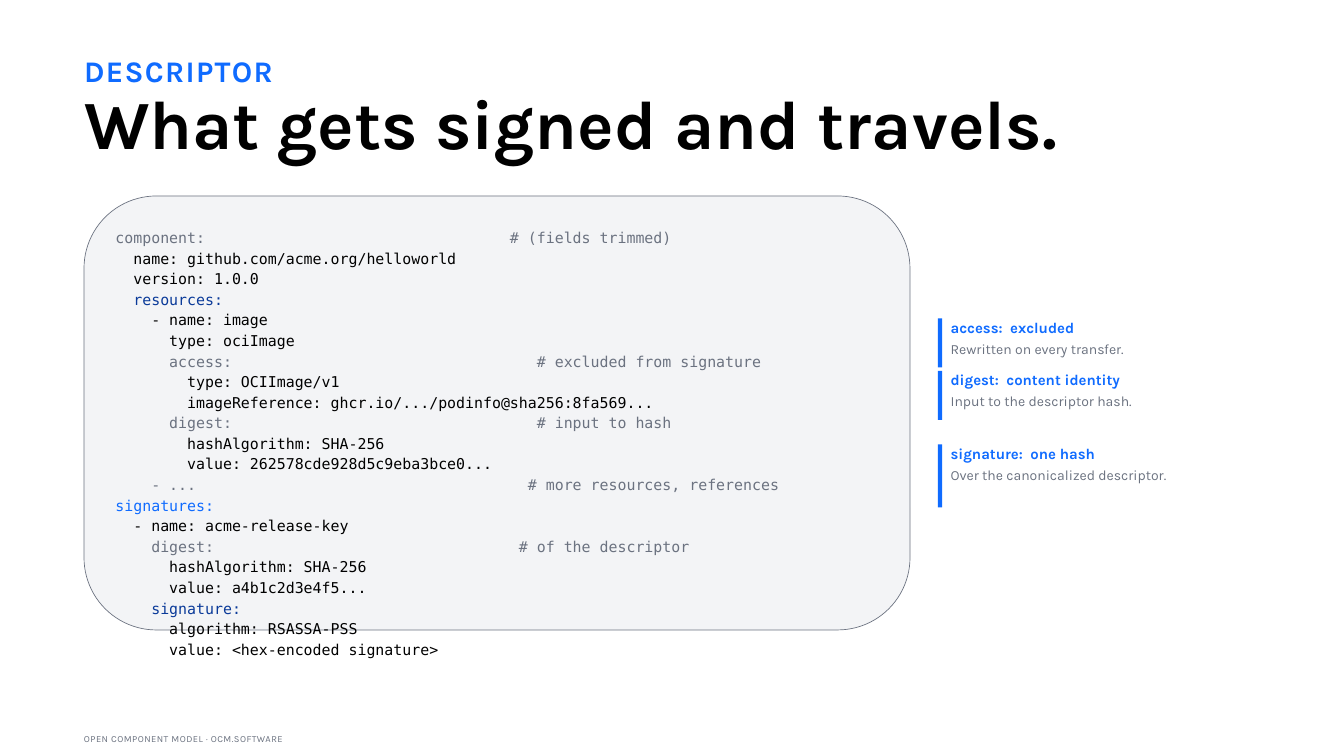
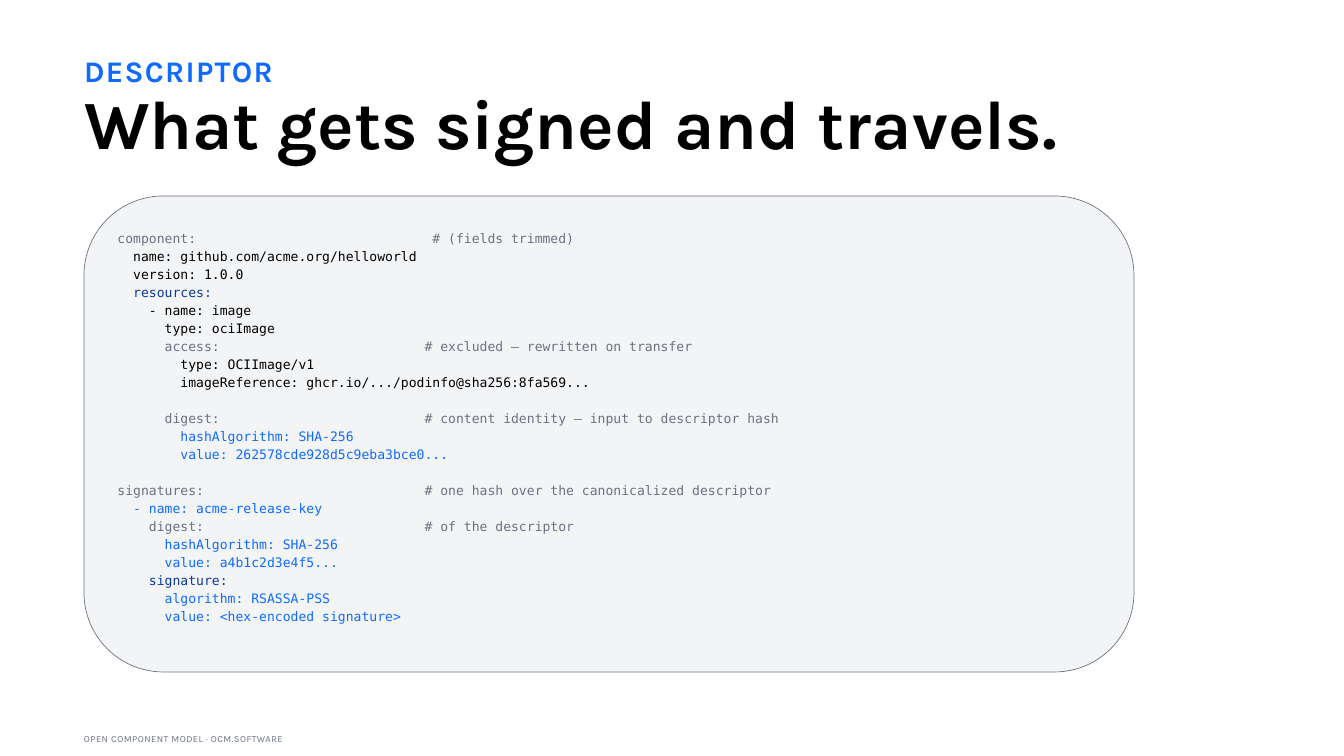
Before and after one commit to morri-son/open-component-model, a slide deck: slide 6 of docs/community/marketing/decks/architect-phase2a/OCM-Story-Architect-External.pptx. Drawn at 1344x756 pixels with LibreOffice and Linux fonts; fonts in the diff are those of the drawing. Boxes give left, top, right and bottom in pixels: in the first picture for what was removed or moved away, otherwise in the second. Text is boxed around its words. In the diff, an @@ line names an element or a change of style, - is before the commit and + after.

Commit message:
update deck

```diff
--- a/docs/community/marketing/decks/architect-phase2a/OCM-Story-Architect-External.pptx
+++ b/docs/community/marketing/decks/architect-phase2a/OCM-Story-Architect-External.pptx
@@ rounded rectangle "component: # (fields trimmed)" resized from (x1=84, y1=196, x2=910, y2=630) to (x1=84, y1=196, x2=1134, y2=672) @@
@@ text in rounded rectangle at (x1=117, y1=233, x2=589, y2=624): size 16 to 14 pt in "component: # (fields trimmed)", "name: github.com/acme.org/helloworld", "version: 1.0.0", "resources:" and 13 more places; text colour #000000 to #0F6BFF in "hashAlgorithm: SHA-256", "value: 262578cde928d5c9eba3bce0...", "- name: acme-release-key", "hashAlgorithm: SHA-256" and 3 more places @@
@@ rectangle removed at (x1=938, y1=319, x2=942, y2=368) @@
@@ text removed at (x1=951, y1=322, x2=1124, y2=358) @@
-access: excluded
-Rewritten on every transfer.
@@ text in rounded rectangle at (x1=165, y1=341, x2=692, y2=351): text changed; size 16 to 14 pt @@
-access: # excluded from signature
+access: # excluded — rewritten on transfer
@@ rectangle removed at (x1=938, y1=371, x2=942, y2=420) @@
@@ text removed at (x1=951, y1=374, x2=1131, y2=409) @@
-digest: content identity
-Input to the descriptor hash.
@@ text in rounded rectangle at (x1=165, y1=413, x2=778, y2=426): text changed; size 16 to 14 pt @@
-digest: # input to hash
+digest: # content identity — input to descriptor hash
@@ rectangle removed at (x1=938, y1=444, x2=942, y2=507) @@
@@ text removed at (x1=951, y1=448, x2=1166, y2=484) @@
-signature: one hash
-Over the canonicalized descriptor.
@@ text in rounded rectangle at (x1=117, y1=485, x2=204, y2=498): text changed; size 16 to 14 pt @@
-- ... # more resources, references
-signatures:
+signatures: # one hash over the canonicalized descriptor
```
Also in this commit, not shown: 12 other slides changed, 17 other files.
